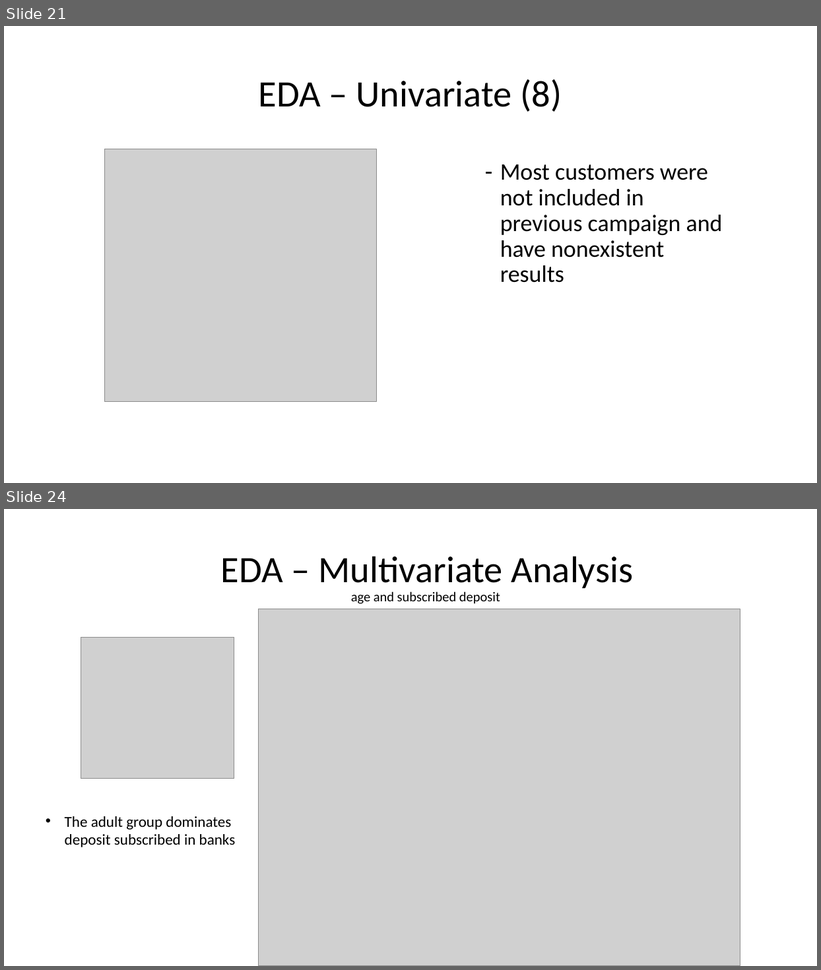
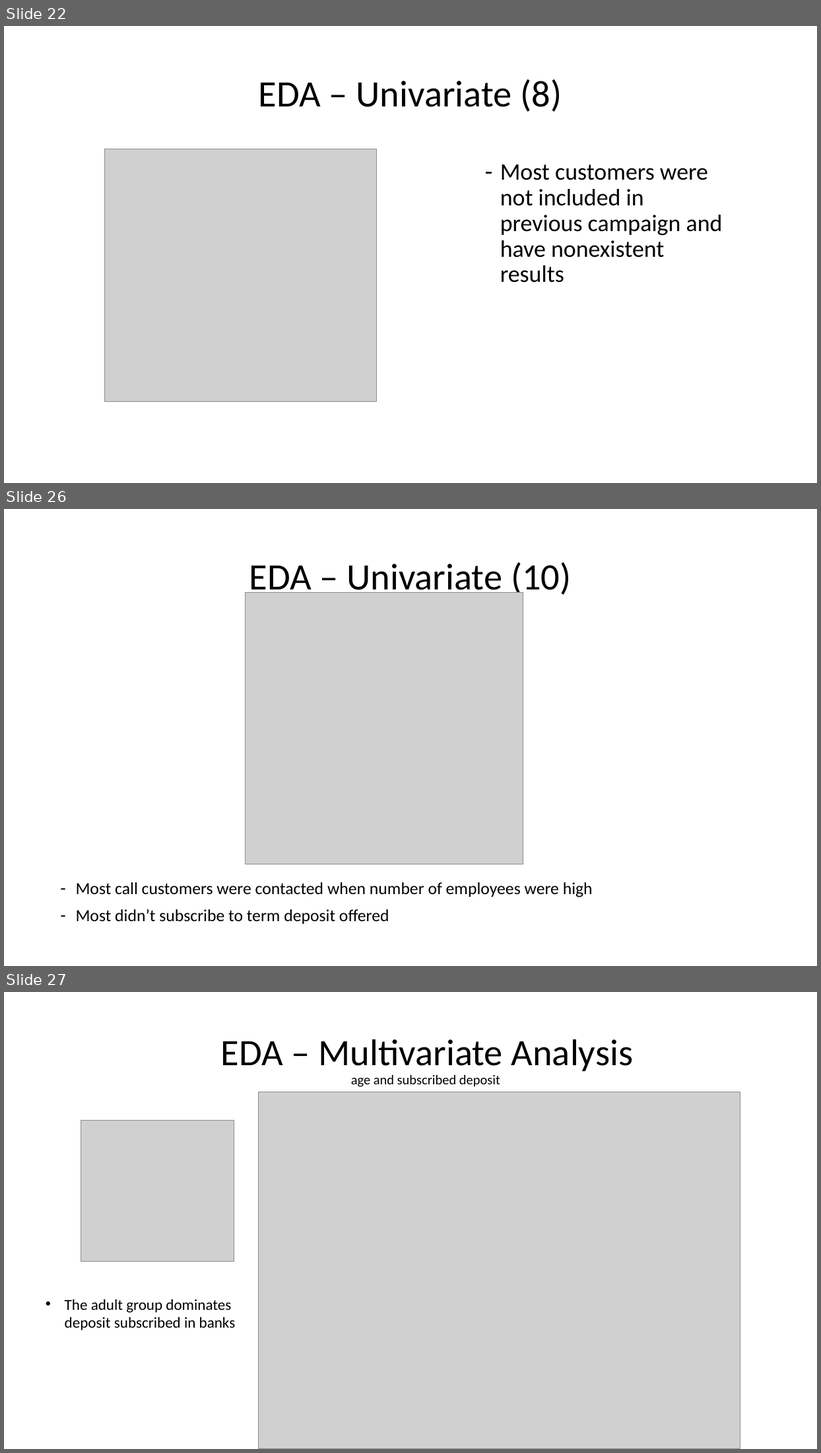
Before and after one commit to abdullahayas123/Tes-Model-Marketing-Scipy, a slide deck: Presentation-1.pptx. Shown one above the other, each under a label of ours: slides 21 and 24 before the commit, slides 22, 26 and 27 after it; the slides between them are not shown. The pictures are 821x970 and 821x1453 pixels, drawn with LibreOffice and Linux fonts; fonts in the diff are those of the drawing; grey boxes stand for pictures. Boxes give left, top, right and bottom in pixels: in the first picture for what was removed or moved away, otherwise in the second. Text is boxed around its words. In the diff, an @@ line names an element or a change of style, - is before the commit and + after.

```diff
--- a/Presentation-1.pptx
+++ b/Presentation-1.pptx
@@ slide 26 added at (4, 509, 817, 966), background #FFFFFF @@
@@ title added at (250, 562, 571, 598), 44 pt, text #000000 @@
+EDA – Univariate (10)
@@ picture added at (245, 593, 523, 865) @@
@@ text added at (76, 883, 593, 924), 20 pt, text #000000 @@
+– Most call customers were contacted when number of employees were high
+– Most didn’t subscribe to term deposit offered
@@ what was slide 21 is now slide 22 @@
@@ what was slide 24 is now slide 27 @@
```
Also in this commit, not shown: 15 slides changed, 3 other slides added, 1 slide removed.
